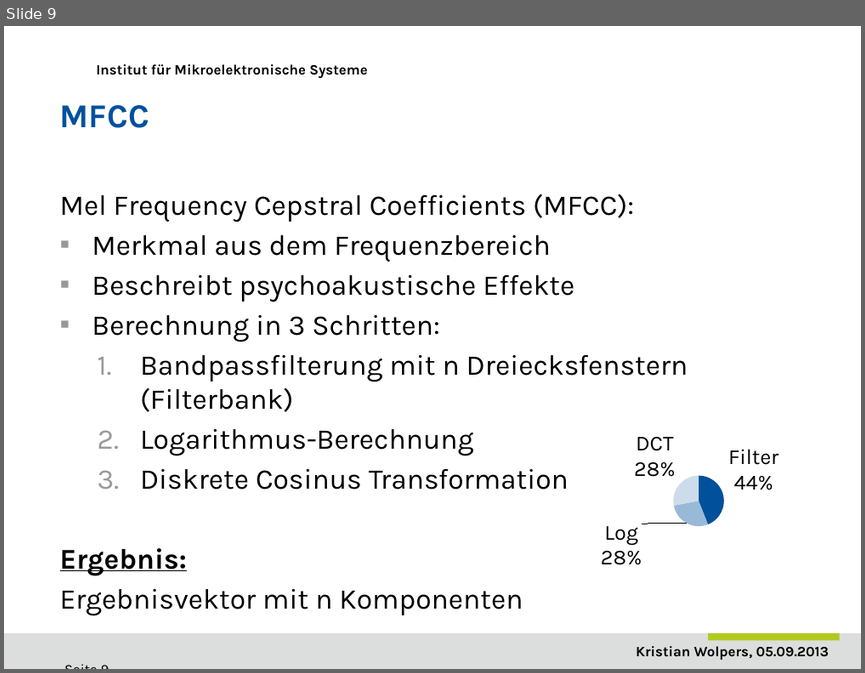
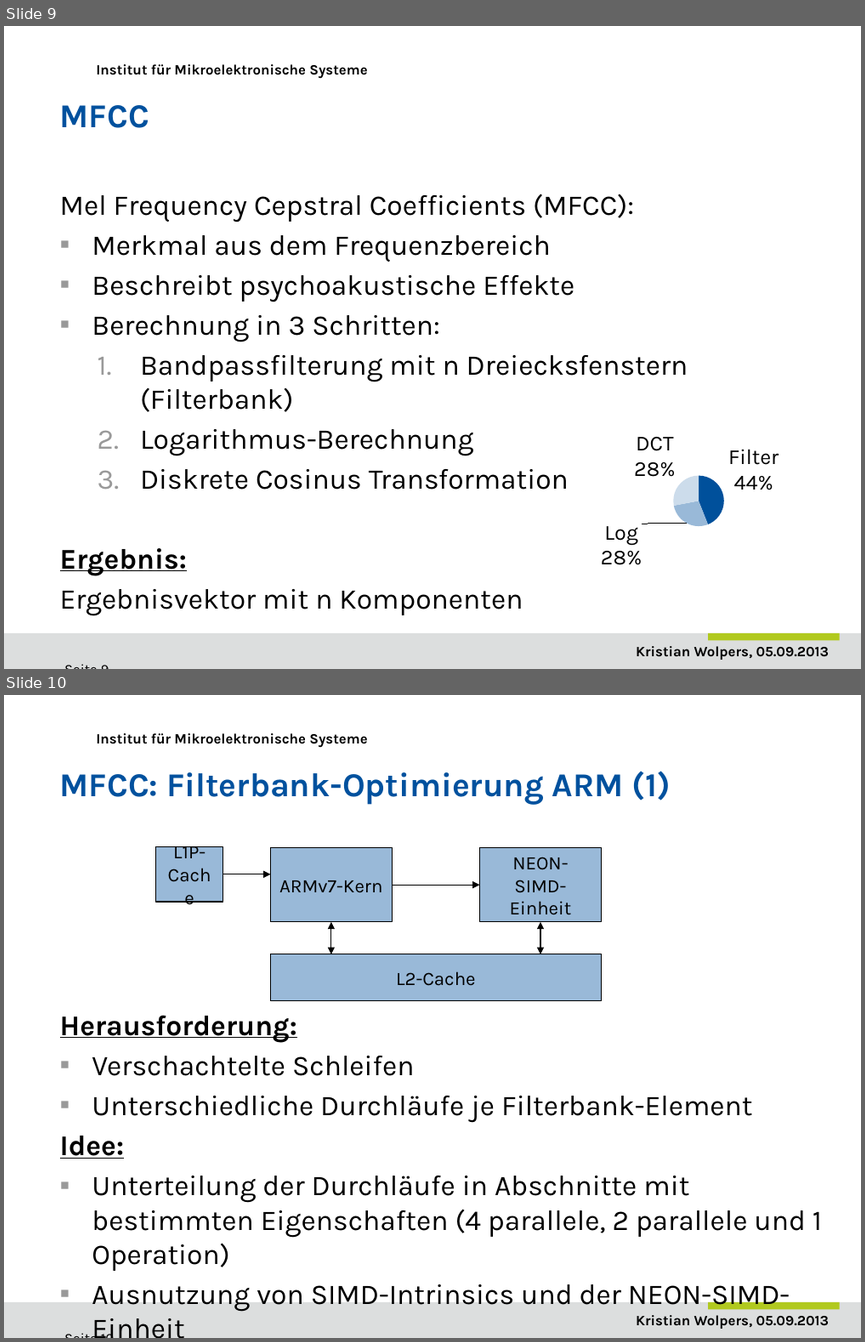
Before and after one commit to DuncanSin/Masterarbeit, a slide deck: Speech/Praesentation1.pptx. Shown one above the other, each under a label of ours: slide 9 before the commit, slides 9 and 10 after it. The pictures are 865x673 and 865x1342 pixels, drawn with LibreOffice and Linux fonts; fonts in the diff are those of the drawing; background and template pictures are left out. Boxes give left, top, right and bottom in pixels: in the first picture for what was removed or moved away, otherwise in the second. Text is boxed around its words. In the diff, an @@ line names an element or a change of style, - is before the commit and + after.

```diff
--- a/Speech/Praesentation1.pptx
+++ b/Speech/Praesentation1.pptx
@@ slide 10 added at (4,695,861,1338), background #FFFFFF; not listed: 4 template elements that a slide beside it also shows @@
@@ title added at (60,771,670,805), 28 pt, text #00519E, bold @@
+MFCC: Filterbank-Optimierung ARM (1)
@@ rectangle added at (155,846,223,902), fill #99B9D8, outline #000000 0.75 pt, 16 pt, text #000000 @@
+L1P-Cache
@@ rectangle added at (270,847,392,922), fill #99B9D8, outline #000000 0.75 pt, 16 pt, text #000000 @@
+ARMv7-Kern
@@ rectangle added at (479,847,602,922), fill #99B9D8, outline #000000 0.75 pt, 16 pt, text #000000 @@
+NEON-SIMD-Einheit
@@ arrow added from (223, 874) to (270, 874), #000000 0.75 pt @@
@@ arrow added from (392, 885) to (479, 885), #000000 0.75 pt @@
@@ double arrow added from (331, 922) to (331, 953), #000000 0.75 pt @@
@@ double arrow added from (540, 922) to (540, 953), #000000 0.75 pt @@
@@ rectangle added at (270,953,602,1000), fill #99B9D8, outline #000000 0.75 pt, 16 pt, text #000000 @@
+L2-Cache
@@ text added at (60,1015,822,1311), 24 pt, text #000000 @@
+Herausforderung:
+▪ Verschachtelte Schleifen
+▪ Unterschiedliche Durchläufe je Filterbank-Element
+Idee:
+▪ Unterteilung der Durchläufe in Abschnitte mit bestimmten Eigenschaften (4 parallele, 2 parallele und 1 Operation)
+▪ Ausnutzung von SIMD-Intrinsics und der NEON-SIMD-Einheit
```
Also in this commit, not shown: 9 slides changed, 3 other slides added, 3 slides removed.
